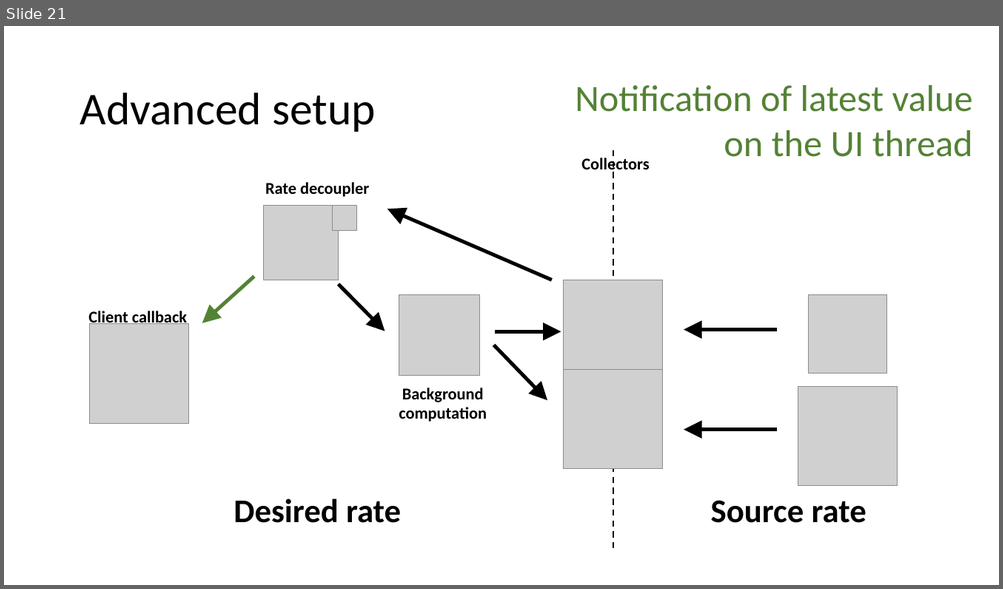
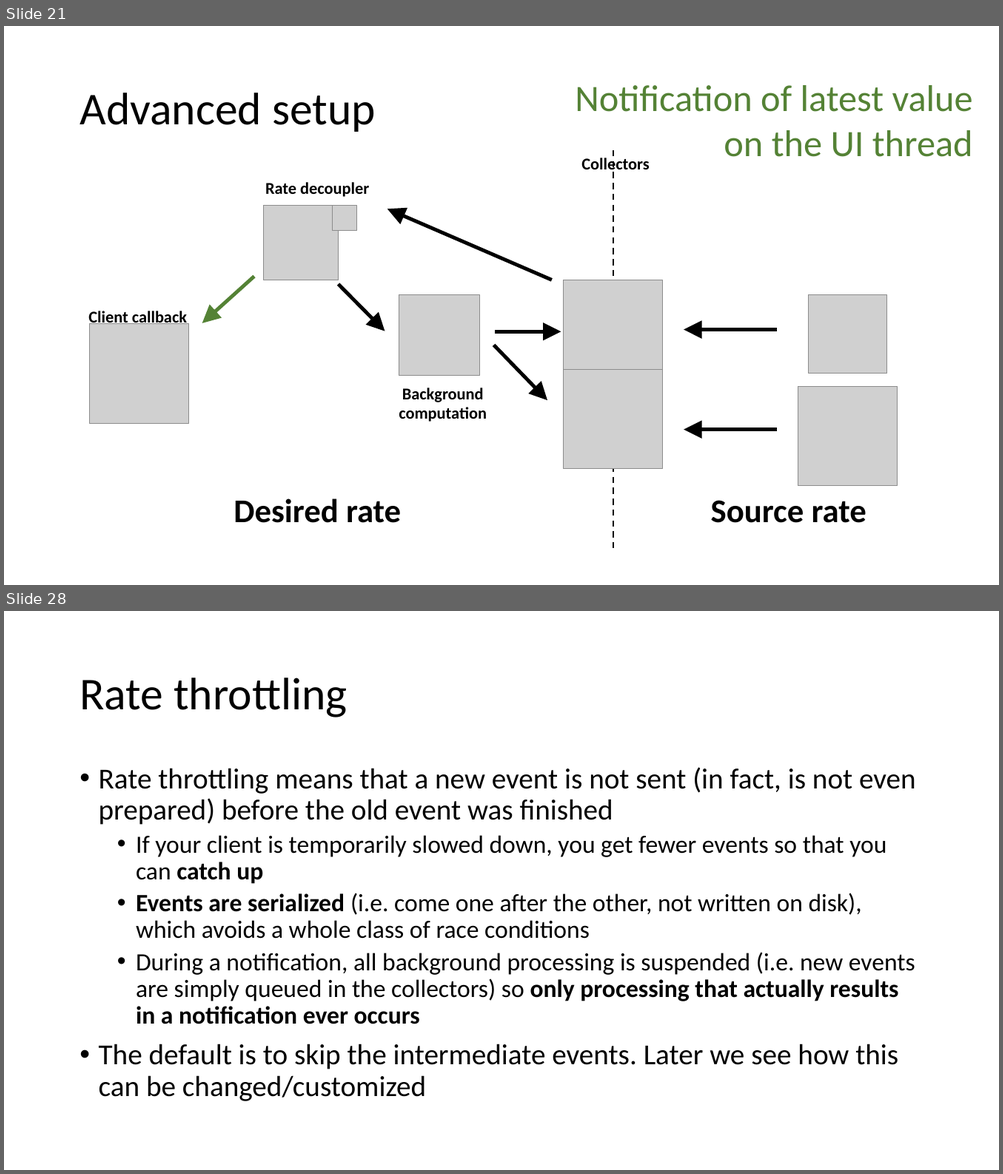
Before and after one commit to shroffk/epics-java-resources, a slide deck: EPICS-GPClient.pptx. Shown one above the other, each under a label of ours: slide 21 before the commit, slides 21 and 28 after it; the slides between them are not shown. The pictures are 1003x589 and 1003x1174 pixels, drawn with LibreOffice and Linux fonts; fonts in the diff are those of the drawing; grey boxes stand for pictures. Boxes give left, top, right and bottom in pixels: in the first picture for what was removed or moved away, otherwise in the second. Text is boxed around its words. In the diff, an @@ line names an element or a change of style, - is before the commit and + after.

```diff
--- a/EPICS-GPClient.pptx
+++ b/EPICS-GPClient.pptx
@@ slide 28 added at <box>4,611,999,1170</box>, background #FFFFFF @@
@@ title added at <box>79,678,347,718</box>, 44 pt, text #000000 @@
+Rate throttling
@@ text added at <box>99,767,916,1102</box>, 24 pt, text #000000 @@
+• Rate throttling means that a new event is not sent (in fact, is not even prepared) before the old event was finished
+  • If your client is temporarily slowed down, you get fewer events so that you can catch up
+  • Events are serialized (i.e. come one after the other, not written on disk), which avoids a whole class of race conditions
+  • During a notification, all background processing is suspended (i.e. new events are simply queued in the collectors) so only processing that actually results in a notification ever occurs
+• The default is to skip the intermediate events. Later we see how this can be changed/customized
```
Also in this commit, not shown: 2 slides changed, 31 other slides added.
